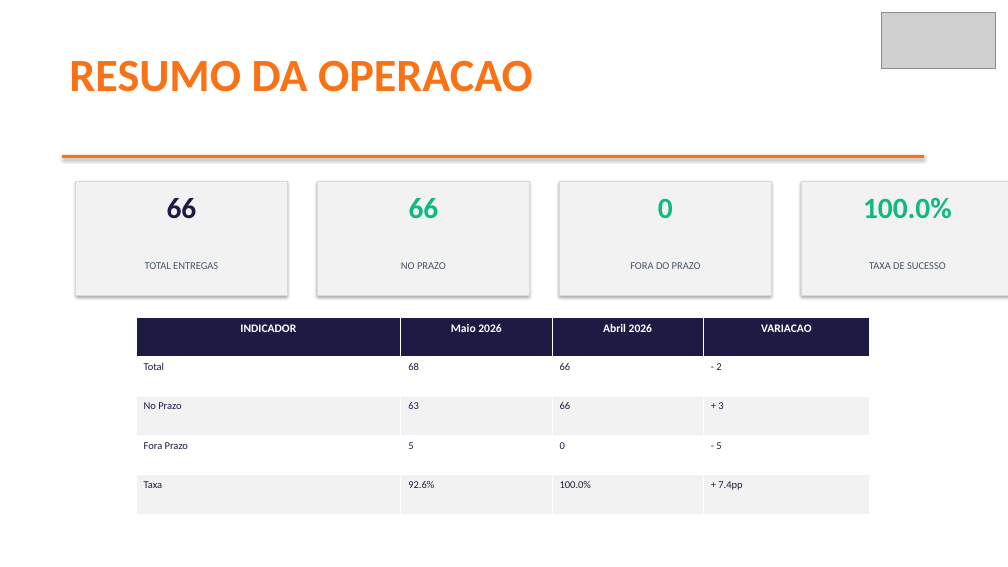
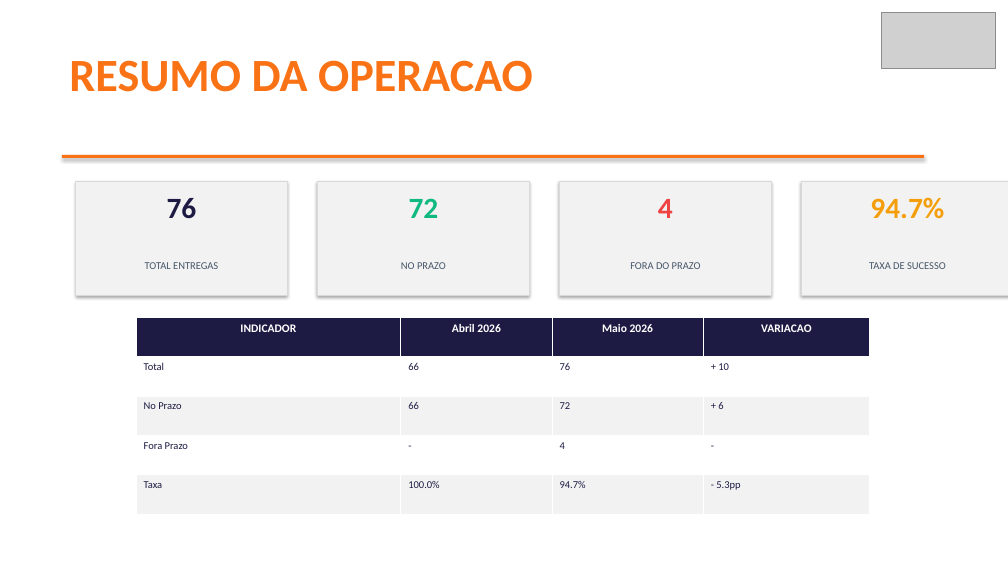
Before and after one commit to brendaelicia-sketch/PortoEX, a slide deck: slide 2 of ITACORDA_INDUSTRIA_E_COMERCIO.pptx. Drawn at 1008x567 pixels with LibreOffice and Linux fonts; fonts in the diff are those of the drawing; grey boxes stand for pictures. Boxes give left, top, right and bottom in pixels: in the first picture for what was removed or moved away, otherwise in the second. Text is boxed around its words. In the diff, an @@ line names an element or a change of style, - is before the commit and + after.

```diff
--- a/ITACORDA_INDUSTRIA_E_COMERCIO.pptx
+++ b/ITACORDA_INDUSTRIA_E_COMERCIO.pptx
@@ text at <box>167,198,197,219</box>: text changed @@
-66
+76
@@ text at <box>409,198,439,218</box>: text changed @@
-66
+72
@@ text at <box>658,199,673,218</box>: text changed; text colour #10B981 to #EF4444 @@
-0
+4
@@ text at <box>870,197,944,219</box>: text changed; text colour #10B981 to #F59E0B @@
-100.0%
+94.7%
@@ table at <box>136,318,870,514</box> @@
-row 1, column 2: Maio 2026
+row 1, column 2: Abril 2026
-row 1, column 3: Abril 2026
+row 1, column 3: Maio 2026
-row 2: Total | 68 | 66 | - 2
+row 2: Total | 66 | 76 | + 10
-row 3: No Prazo | 63 | 66 | + 3
+row 3: No Prazo | 66 | 72 | + 6
-row 4: Fora Prazo | 5 | 0 | - 5
+row 4: Fora Prazo | - | 4 | -
-row 5: Taxa | 92.6% | 100.0% | + 7.4pp
+row 5: Taxa | 100.0% | 94.7% | - 5.3pp
```
Also in this commit, not shown: 4 other slides changed, 1 slide added, 30 other files.
